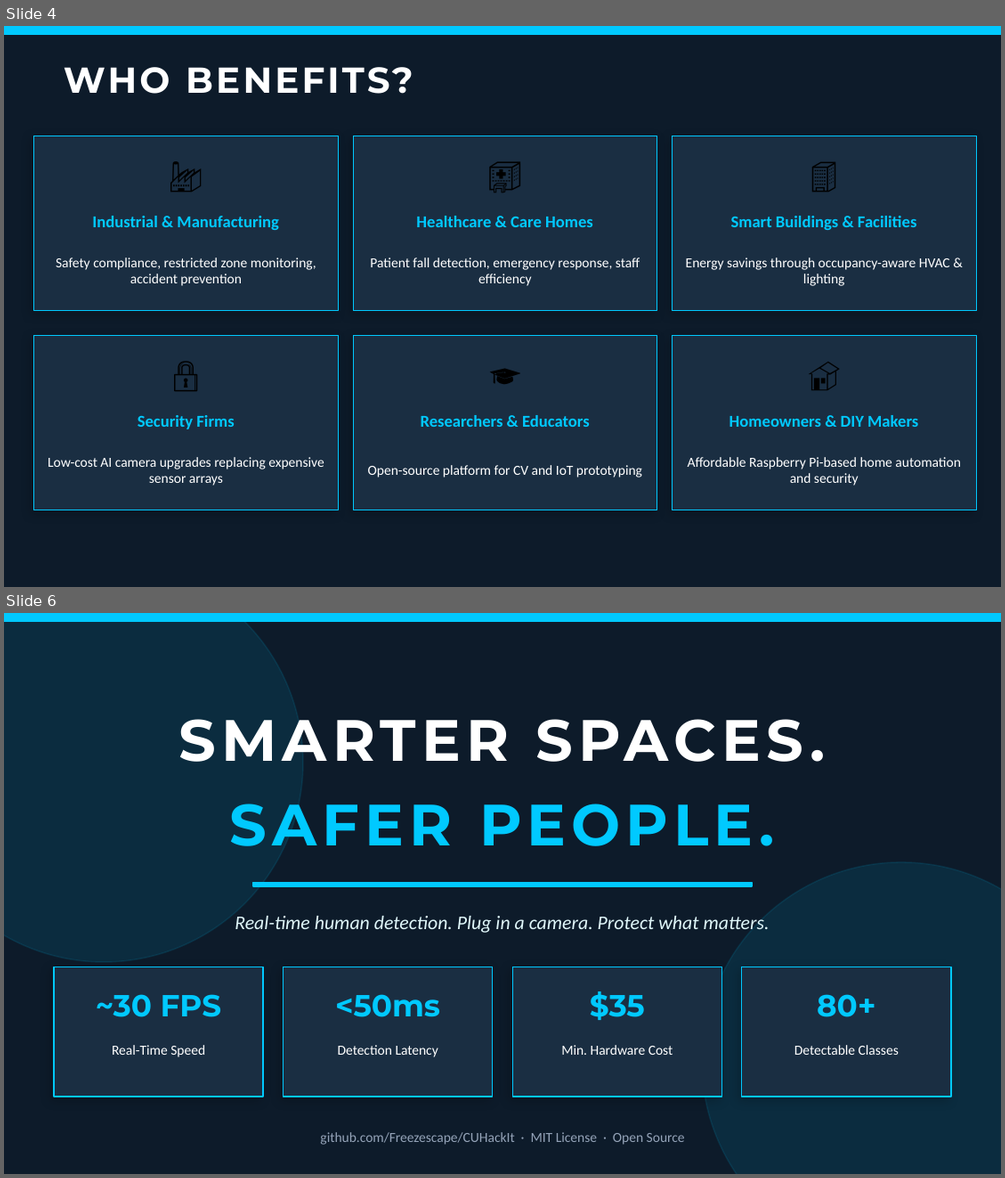
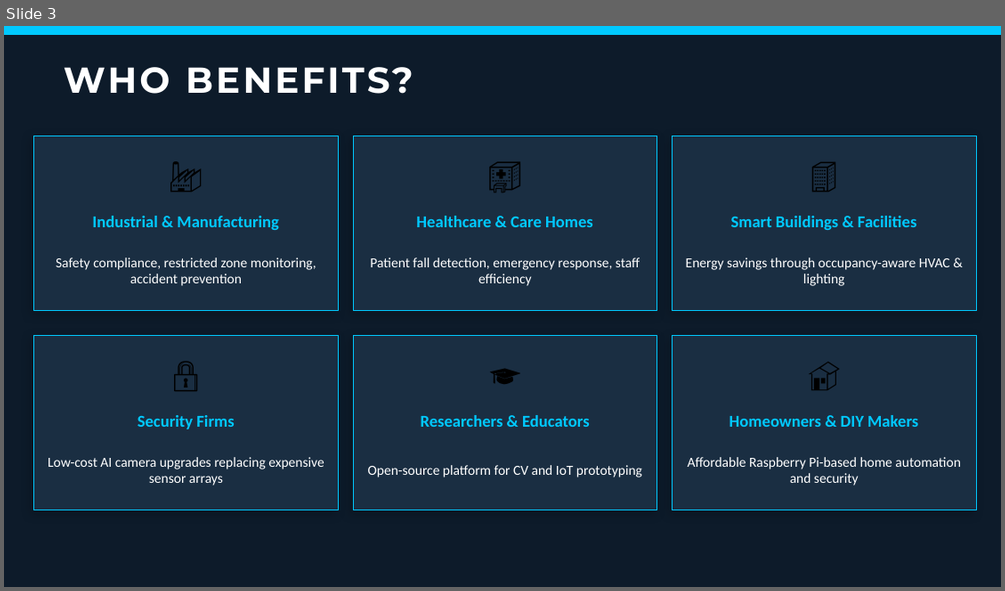
Before and after one commit to Freezescape/CUHackIt, a slide deck: HumanDetection_PitchDeck.pptx. Shown one above the other, each under a label of ours: slides 4 and 6 before the commit, slide 3 after it; the slides between them are not shown. The pictures are 1005x1178 and 1005x591 pixels, drawn with LibreOffice and Linux fonts; fonts in the diff are those of the drawing. Boxes give left, top, right and bottom in pixels: in the first picture for what was removed or moved away, otherwise in the second. Text is boxed around its words. In the diff, an @@ line names an element or a change of style, - is before the commit and + after.

```diff
--- a/HumanDetection_PitchDeck.pptx
+++ b/HumanDetection_PitchDeck.pptx
@@ slide 6 removed at [4, 613, 1001, 1174], background #0D1B2A @@
@@ rectangle removed at [4, 613, 1001, 621] @@
@@ ellipse removed at [4, 613, 303, 962] @@
@@ text removed at [178, 719, 803, 762] @@
-SMARTER SPACES.
@@ text removed at [230, 803, 752, 846] @@
-SAFER PEOPLE.
@@ ellipse removed at [702, 862, 1001, 1174] @@
@@ rectangle removed at [253, 882, 752, 886] @@
@@ text removed at [235, 916, 769, 933] @@
-Real-time human detection. Plug in a camera. Protect what matters.
@@ rectangle removed at [54, 967, 263, 1096] @@
@@ rectangle removed at [283, 967, 493, 1096] @@
@@ rectangle removed at [512, 967, 721, 1096] @@
@@ rectangle removed at [742, 967, 951, 1096] @@
@@ text removed at [96, 994, 222, 1017] @@
-~30 FPS
@@ text removed at [335, 994, 440, 1017] @@
-<50ms
@@ text removed at [590, 991, 645, 1020] @@
-$35
@@ text removed at [817, 994, 875, 1017] @@
-80+
@@ text removed at [112, 1045, 205, 1057] @@
-Real-Time Speed
@@ text removed at [338, 1045, 438, 1057] @@
-Detection Latency
@@ text removed at [561, 1045, 673, 1054] @@
-Min. Hardware Cost
@@ text removed at [794, 1045, 898, 1054] @@
-Detectable Classes
@@ text removed at [320, 1132, 685, 1144] @@
-github.com/Freezescape/CUHackIt · MIT License · Open Source
@@ what was slide 4 is now slide 3 @@
```
Also in this commit, not shown: 3 slides changed, 1 other slide removed.
